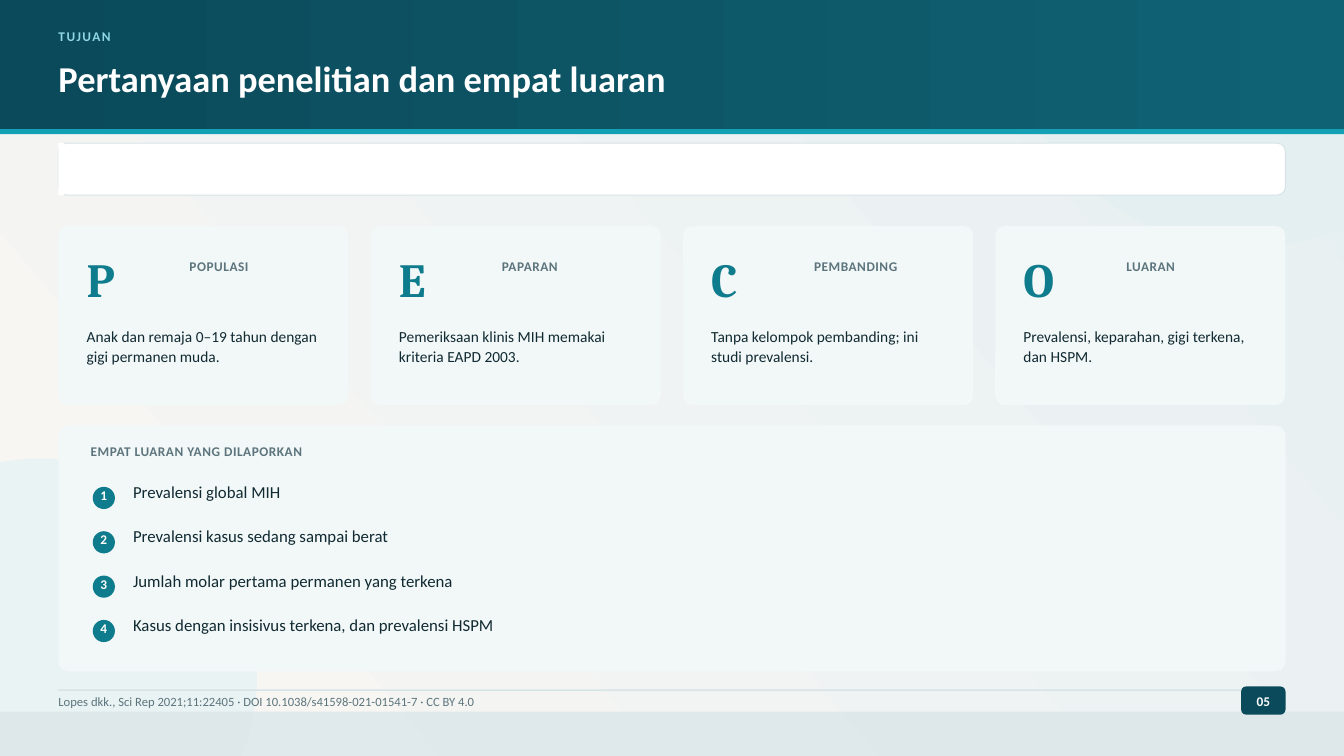
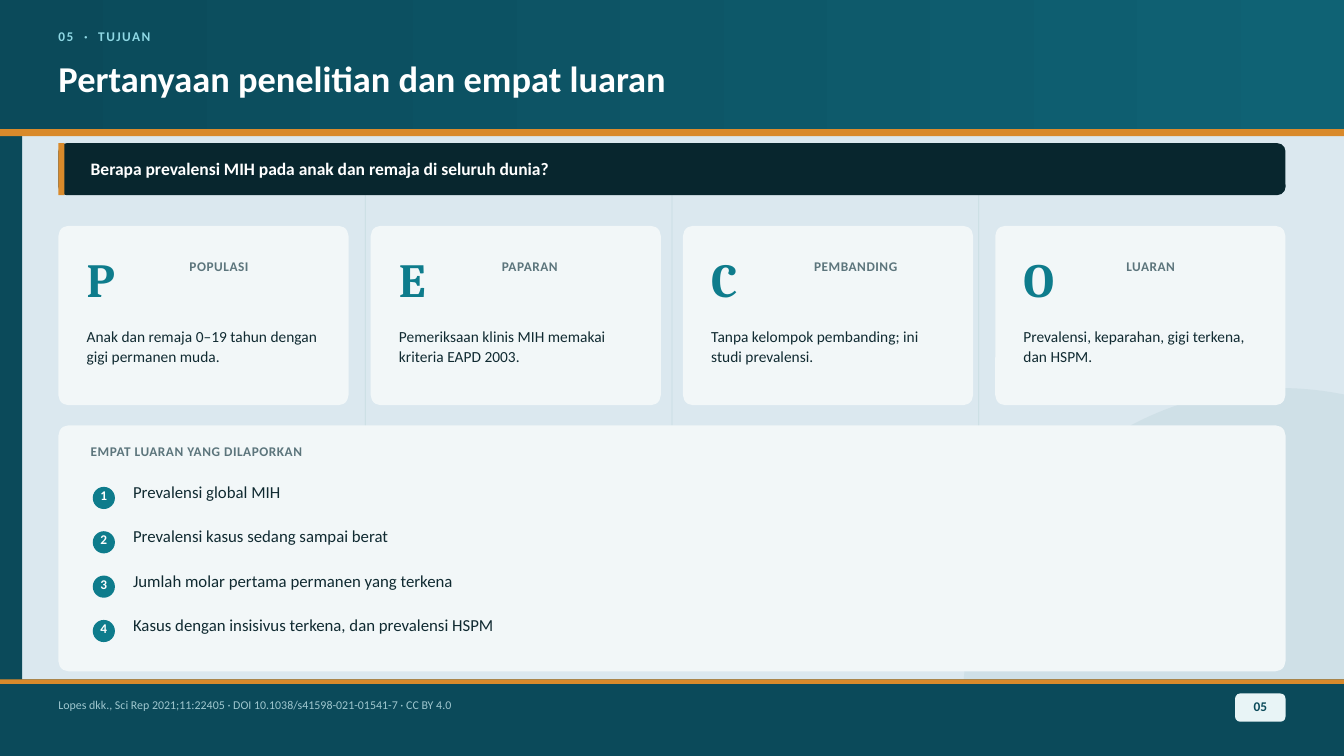
Before and after one commit to maskchanel14-source/agents, a slide deck: slide 5 of research/pediatric-dentistry-2021-2026/deck-mih-lopes-2021/Presentasi-Jurnal-MIH-Lopes-2021.pptx. Drawn at 1344x756 pixels with LibreOffice and Linux fonts; fonts in the diff are those of the drawing. Boxes give left, top, right and bottom in pixels: in the first picture for what was removed or moved away, otherwise in the second. Text is boxed around its words. In the diff, an @@ line names an element or a change of style, - is before the commit and + after.

Commit message:
deck v7: coloured pages per section, binding chrome, unified panels
The body was still reading as blank white because the page itself was near-white and
only the header band carried colour. Rebuilt the page system:

- one shared canvas tint per section (ringkasan/hasil/diskusi/implikasi each get their
  own hue), plus a soft geometric shape and faint column guides so the grid the
  content sits on is visible
- binding chrome across all 15 slides: dark gradient title band, amber accent rule,
  section folio in the kicker line, full-width dark footer band, page number in a
  light chip
- every panel is now a white card with a hairline on the tinted page; amber is
  reserved for things that need attention (exclusions, limitations)
- an emphasis bar requested in a dark colour now renders as a dark band with light
  text, fixing slide 5's white-on-white lead card

audit: 564 objects, 0 errors; renderer reports no text overflow.

```diff
--- a/research/pediatric-dentistry-2021-2026/deck-mih-lopes-2021/Presentasi-Jurnal-MIH-Lopes-2021.pptx
+++ b/research/pediatric-dentistry-2021-2026/deck-mih-lopes-2021/Presentasi-Jurnal-MIH-Lopes-2021.pptx
@@ rectangle at <box>0,0,1344,756</box>: fill gradient #F9F7F3 to #E6EFF2 to #DBE8EF @@
@@ rectangle added at <box>0,0,22,756</box>, fill #0B4A5A @@
@@ text at <box>58,28,1286,52</box>: text changed @@
-TUJUAN
+05 · TUJUAN
@@ ellipse removed at <box>1003,0,1344,247</box> @@
@@ rectangle at <box>0,129,1344,136</box>: fill #14A0B4 to #D98A2B @@
@@ rounded rectangle at <box>58,143,1286,196</box>: fill #FFFFFF to #08262E; outline #D7E3E6 0.75 pt to none @@
@@ rectangle at <box>58,143,65,196</box>: fill #FFFFFF to #D98A2B @@
@@ text added at <box>91,162,549,178</box>, 12.5 pt, text #FFFFFF, bold @@
+Berapa prevalensi MIH pada anak dan remaja di seluruh dunia?
@@ rectangle added at <box>365,156,366,670</box>, fill #C7DCE1 @@
@@ rectangle added at <box>671,156,673,670</box>, fill #C7DCE1 @@
@@ rectangle added at <box>979,156,980,670</box>, fill #C7DCE1 @@
@@ ellipse added at <box>963,388,1344,756</box>, fill #CFE0E7 @@
@@ ellipse removed at <box>0,459,257,756</box> @@
@@ rectangle: place and size @@
-rectangle at <box>0,712,1344,756</box>
+rectangle at <box>0,680,1344,756</box>
@@ rectangle at <box>0,680,1344,756</box>: fill #DCE7EA at 85% opacity to #0B4A5A @@
@@ rectangle: place and size @@
-rectangle at <box>58,690,1286,691</box>
+rectangle at <box>0,680,1344,684</box>
@@ rectangle at <box>0,680,1344,684</box>: fill #D7E3E6 to #D98A2B @@
@@ text "Lopes dkk., Sci Rep 2021;11:22405 ..." at <box>58,701,451,711</box>: size 9 to 8.5 pt, text colour #5C757C to #9FC7CF @@
@@ text "05" at <box>1254,702,1267,711</box>: text colour #FFFFFF to #0B4A5A @@
@@ rounded rectangle: place and size @@
-rounded rectangle at <box>1241,687,1286,715</box>
+rounded rectangle at <box>1235,694,1286,722</box>
@@ rounded rectangle at <box>1235,694,1286,722</box>: fill #0B4A5A to #E8F4F6 @@
```
Also in this commit, not shown: 13 other slides changed, 25 other files.
